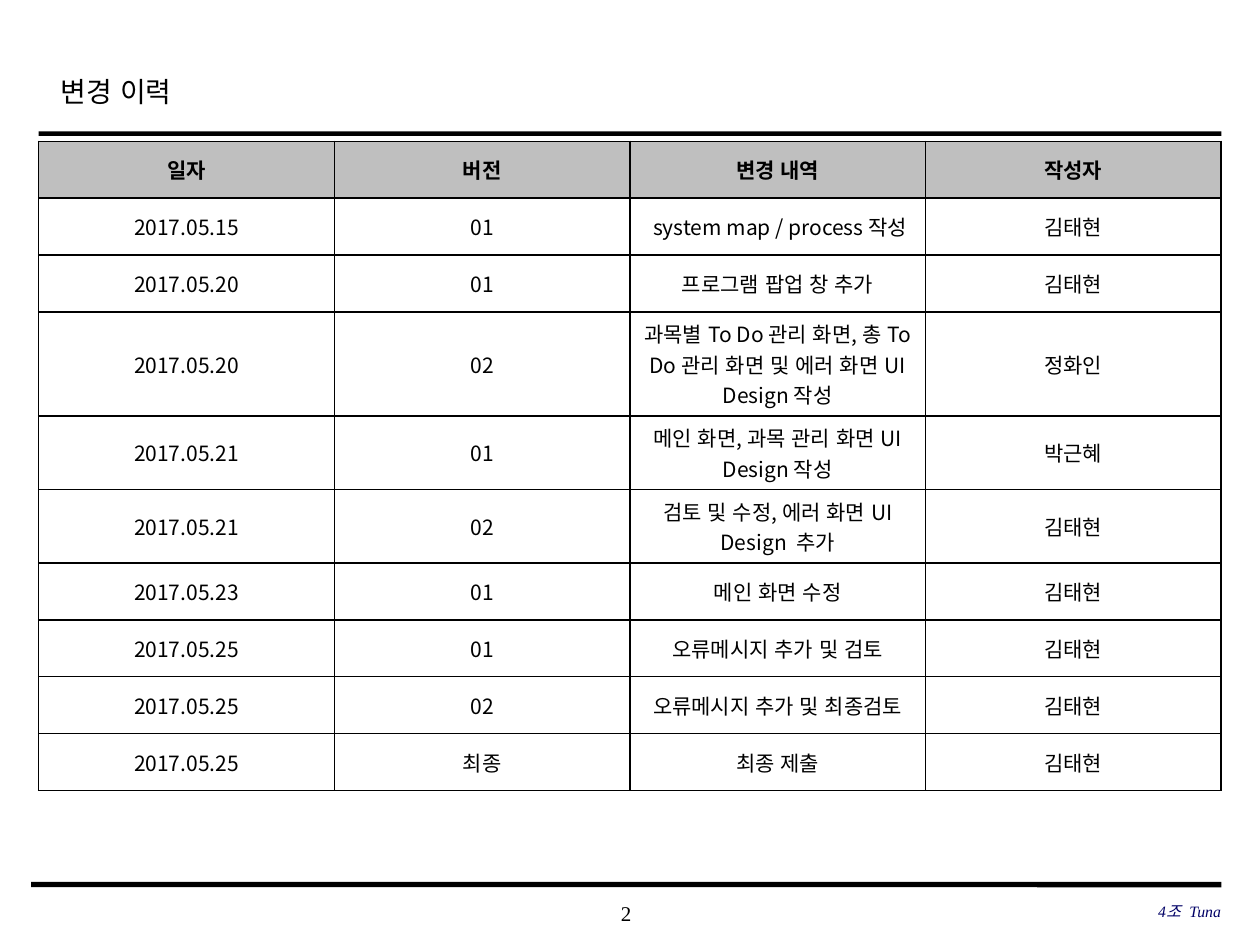
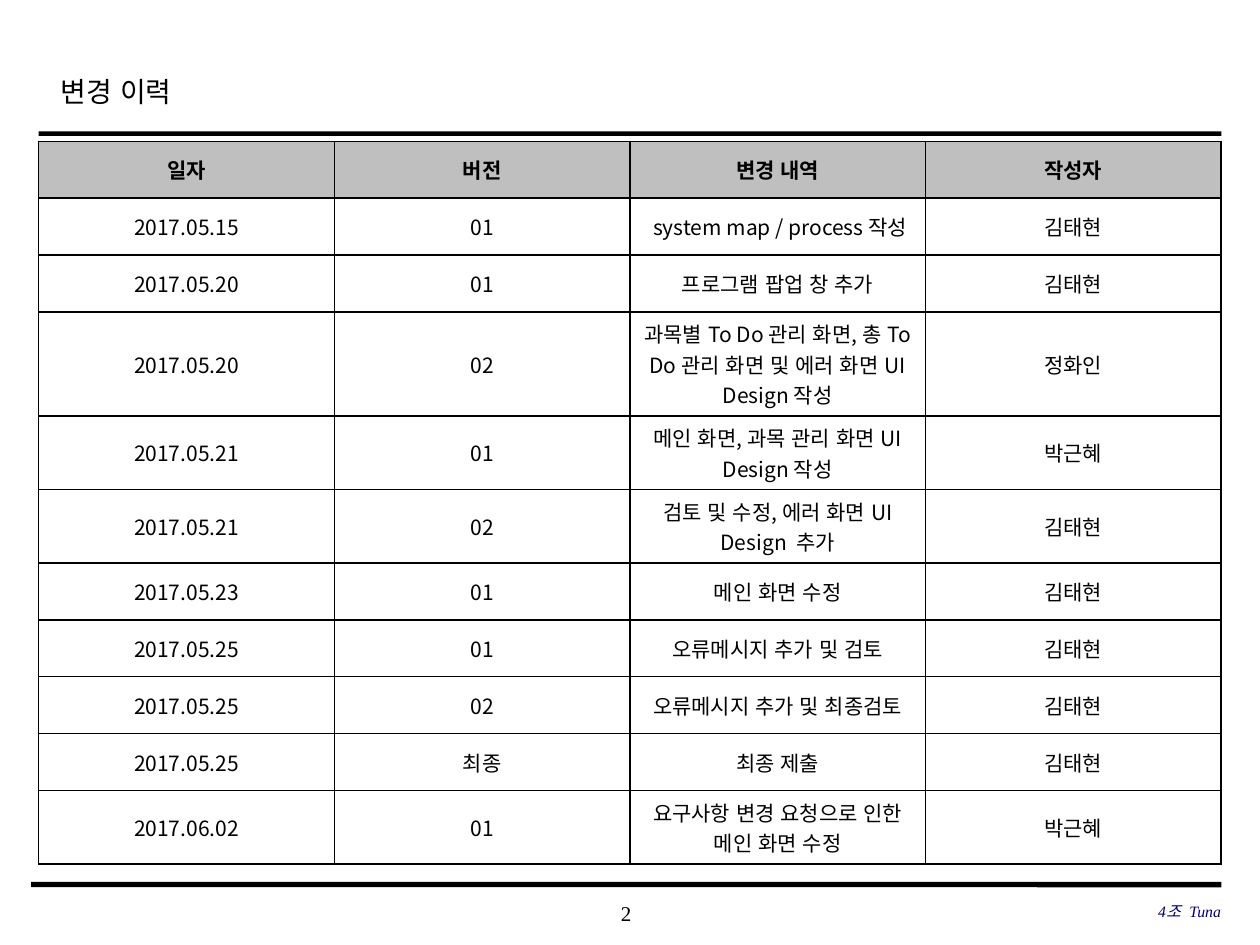
Before and after one commit to SE-admin/SE2017_4_tuna, a slide deck: slide 2 of doc/3_ 설계서/UI Design 설계서.pptx. Drawn at 1260x945 pixels with LibreOffice and Linux fonts; fonts in the diff are those of the drawing; background and template pictures are left out. Boxes give left, top, right and bottom in pixels: in the first picture for what was removed or moved away, otherwise in the second. Text is boxed around its words. In the diff, an @@ line names an element or a change of style, - is before the commit and + after.

```diff
--- a/doc/3_ 설계서/UI Design 설계서.pptx
+++ b/doc/3_ 설계서/UI Design 설계서.pptx
@@ table at (39, 141, 1223, 857) @@
+row 11: 2017.06.02 | 01 | 요구사항 변경 요청으로 인한 메인 화면 수정 | 박근혜
```
Also in this commit, not shown: 4 other slides changed.
